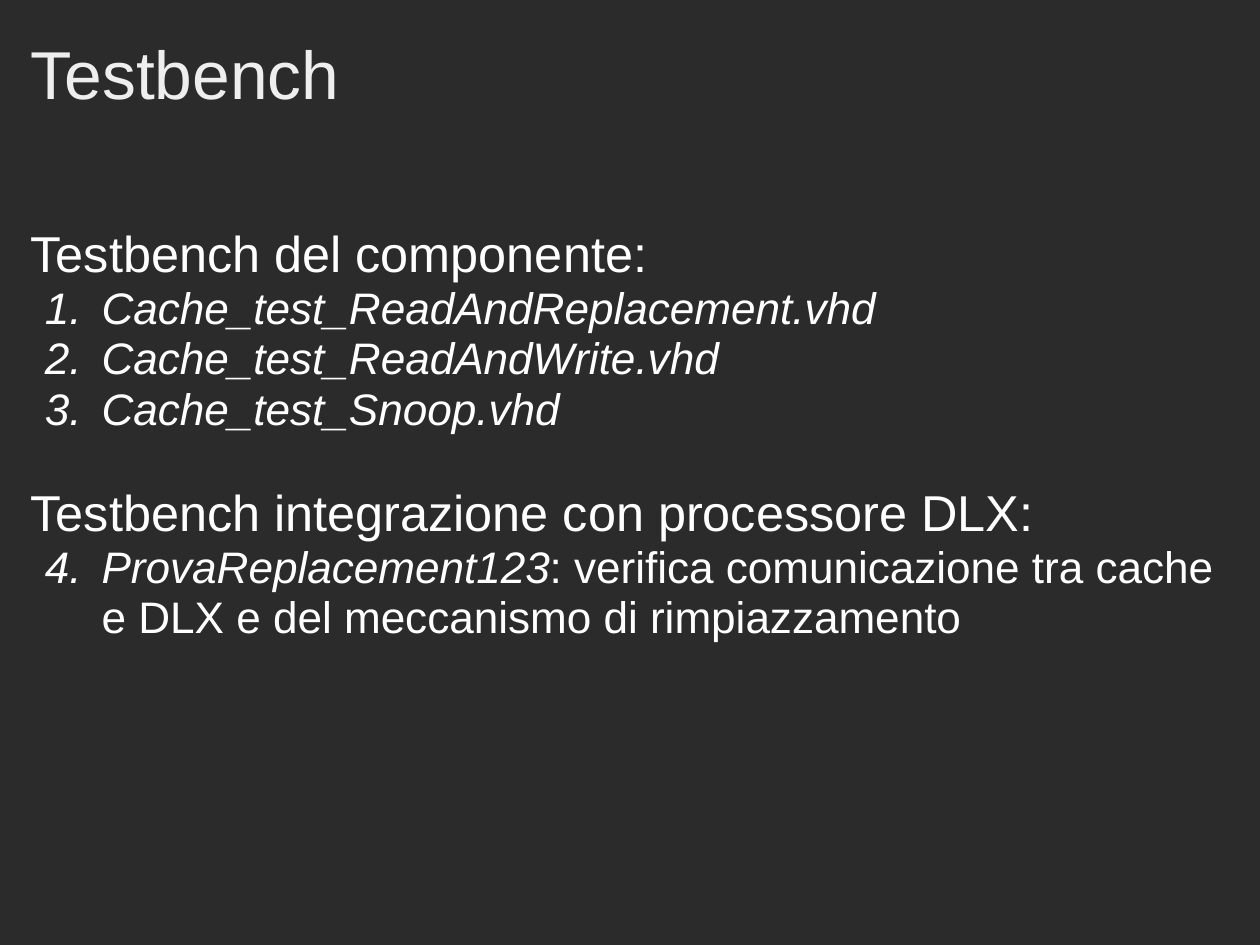
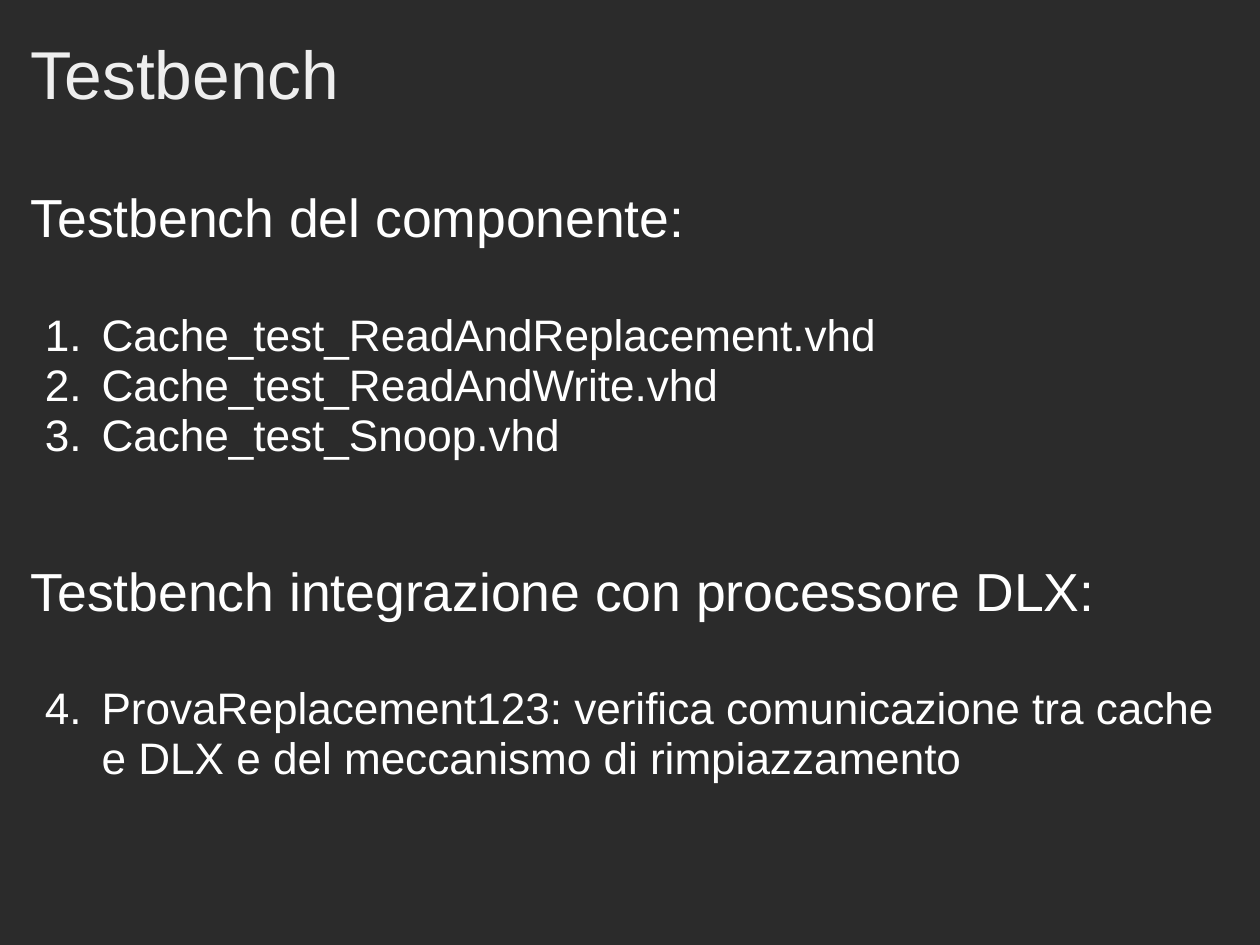
Before and after one commit to Muffo/dlxcache, a slide deck: slide 21 of Presentazione_Progetto_Cache.ppt. Drawn at 1260x945 pixels with LibreOffice and Linux fonts; fonts in the diff are those of the drawing; background and template pictures are left out; a plain dark background stands for a picture behind light text. Boxes give left, top, right and bottom in pixels: in the first picture for what was removed or moved away, otherwise in the second. Text is boxed around its words. In the diff, an @@ line names an element or a change of style, - is before the commit and + after.

```diff
--- a/Presentazione_Progetto_Cache.ppt
+++ b/Presentazione_Progetto_Cache.ppt
@@ text "Testbench del componente:" moved from (x1=31, y1=235, x2=1214, y2=641) to (x1=31, y1=198, x2=1214, y2=783) @@
@@ text "Testbench del componente:" at (x1=31, y1=198, x2=1214, y2=783): size 32 to 34 pt in "Testbench del componente:", "Testbench integrazione con processore DLX:"; italic off in "Cache_test_ReadAndReplacement.vhd", "Cache_test_ReadAndWrite.vhd", "Cache_test_Snoop.vhd", "ProvaReplacement123:" @@
```
Also in this commit, not shown: 14 other slides changed, 6 other files.
